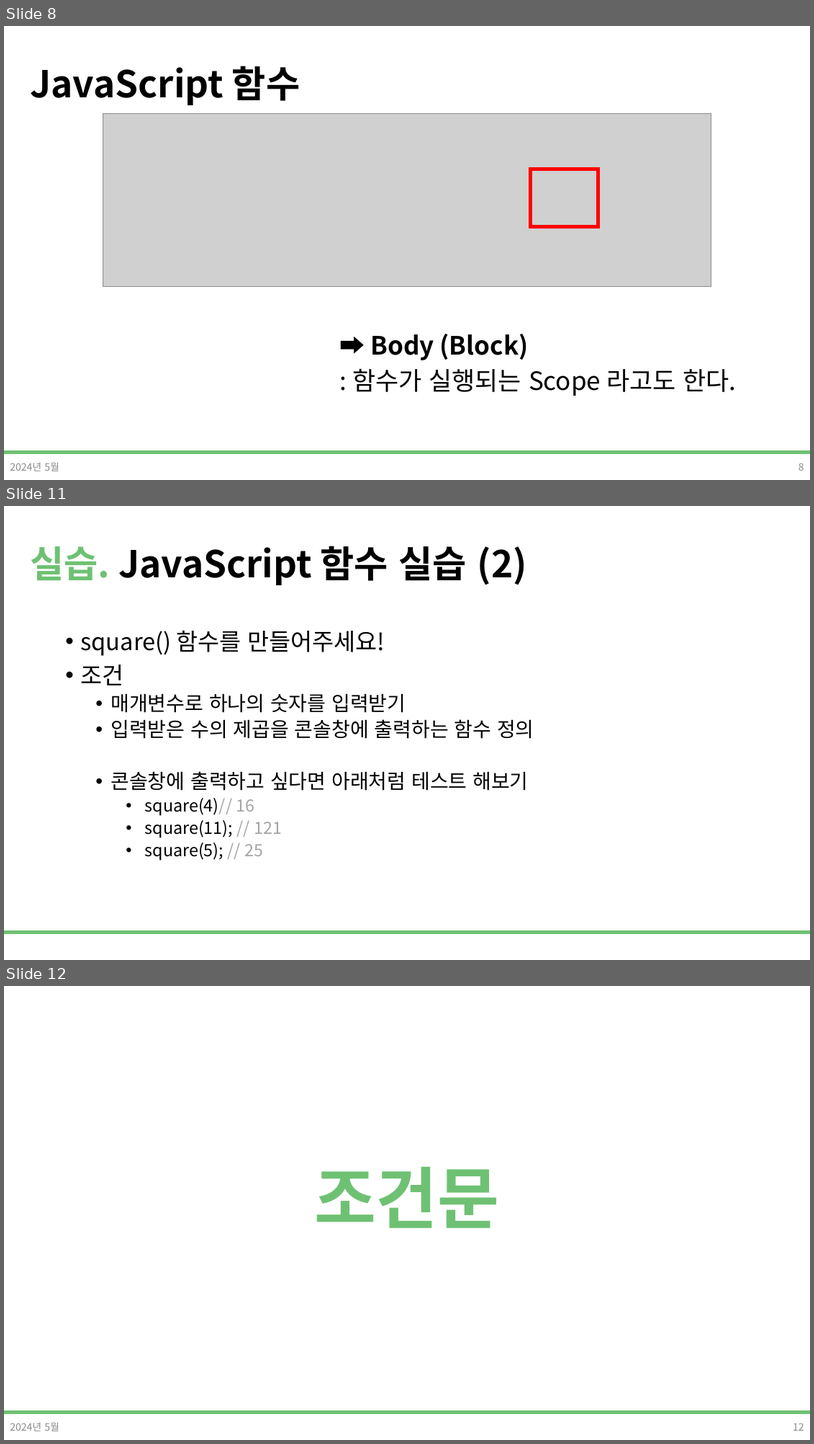
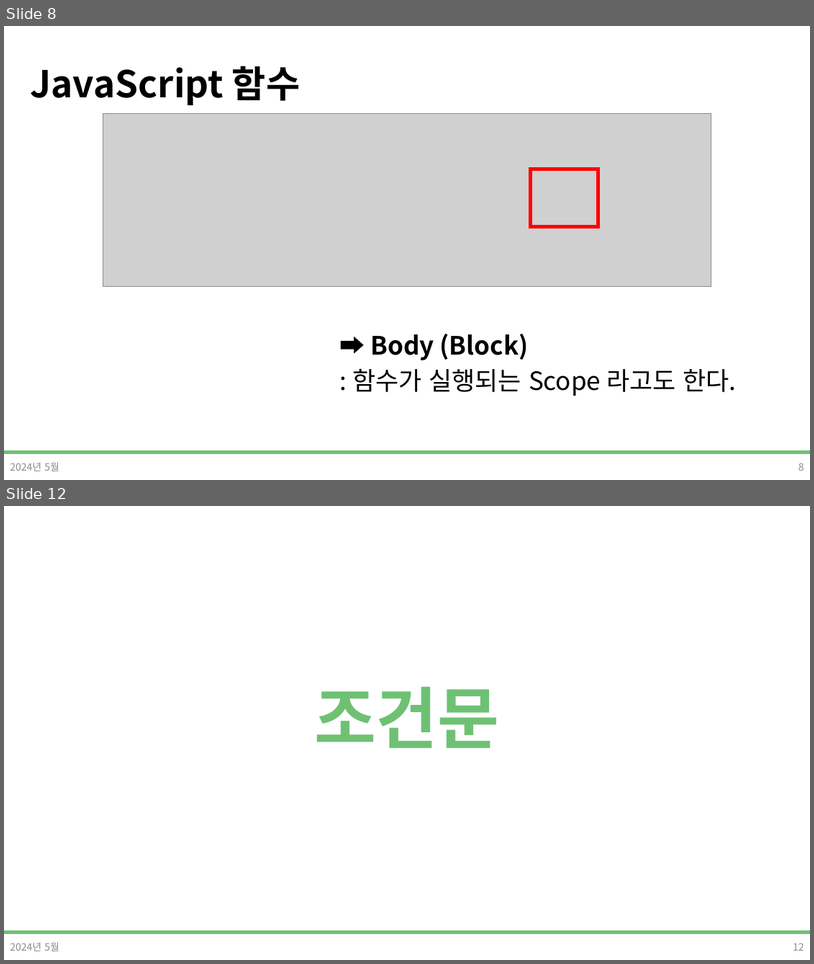
Before and after one commit to DevDamon0527/SeSAC_Yeongdeungpo_Campus_6th, a slide deck: material/[SeSAC_YDP_6] 04_3_Javascript.pptx. Shown one above the other, each under a label of ours: slides 8, 11 and 12 before the commit, slides 8 and 12 after it; the slides between them are not shown. The pictures are 814x1444 and 814x964 pixels, drawn with LibreOffice and Linux fonts; fonts in the diff are those of the drawing; grey boxes stand for pictures; background and template pictures are left out. Boxes give left, top, right and bottom in pixels: in the first picture for what was removed or moved away, otherwise in the second. Text is boxed around its words. In the diff, an @@ line names an element or a change of style, - is before the commit and + after.

```diff
--- a/material/[SeSAC_YDP_6] 04_3_Javascript.pptx
+++ b/material/[SeSAC_YDP_6] 04_3_Javascript.pptx
@@ slide 11 removed at (4,506,810,960), background #FFFFFF; not listed: 1 template element that a slide beside it also shows @@
@@ title removed at (30,546,527,585) @@
-실습. JavaScript 함수 실습 (2)
@@ text removed at (80,630,535,860) @@
-• square() 함수를 만들어주세요!
-• 조건
-  • 매개변수로 하나의 숫자를 입력받기
-  • 입력받은 수의 제곱을 콘솔창에 출력하는 함수 정의
-  • 콘솔창에 출력하고 싶다면 아래처럼 테스트 해보기
-    • square(4)// 16
-    • square(11); // 121
-    • square(5); // 25
```
Also in this commit, not shown: 3 slides changed, 6 slides added, 5 other slides removed, 9 other files.
